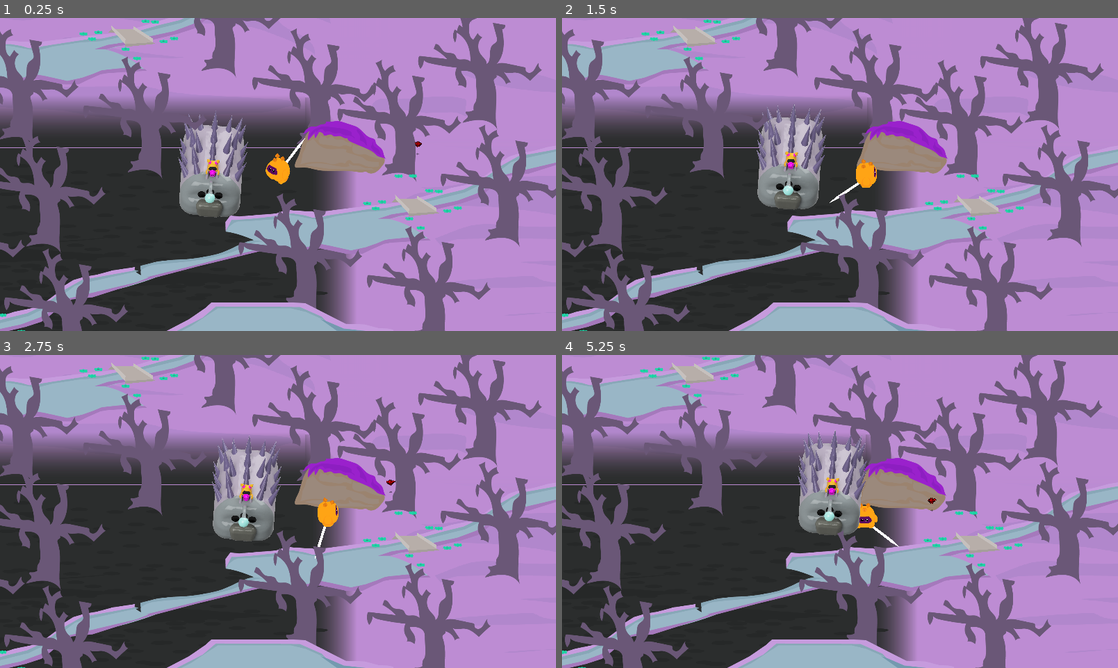
Above: before the commit, frames 1-4 (two rows, left to right).
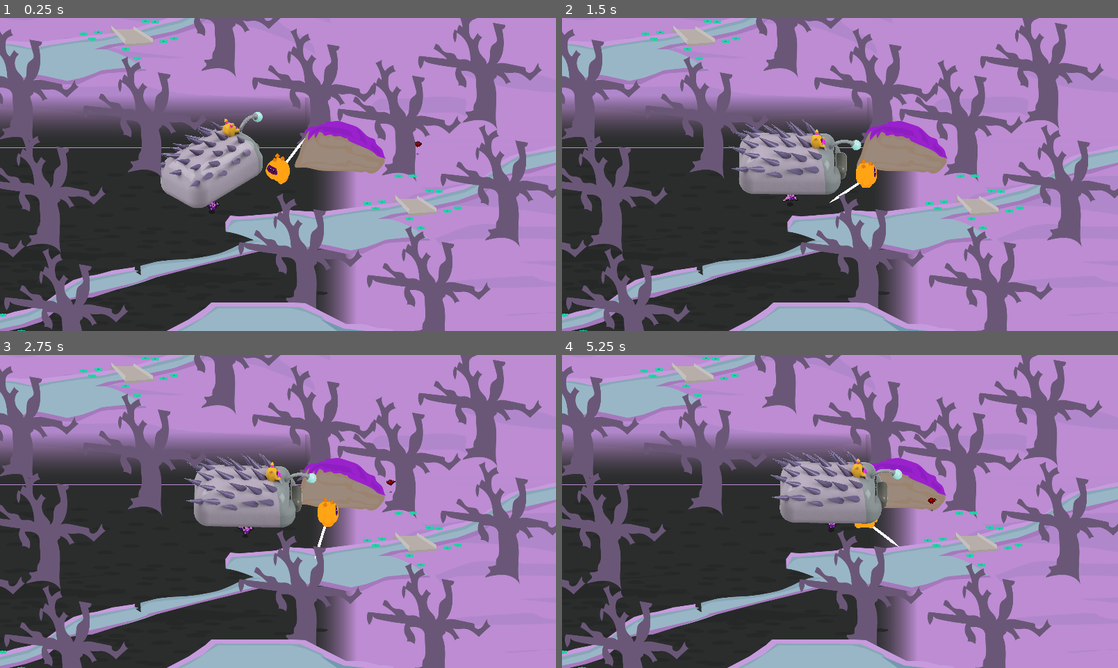
Above: after the commit, the same moments.

Repository: Schroedi/jamcraft5
Game: Godot game, scene res://World.tscn
Two runs of this game, one before a commit and one after it. Both use one fixed random seed, a clock stepped at 60 frames per second and the inputs below. This scene is started directly instead of the project's main scene.
Inputs (mouse positions are in pixels of both pictures, inside the frame that each line leads up to):
- Up to frame 1 (0.25 s): no input
- Up to frame 2 (1.5 s): tap Enter at 0.5 s; move the mouse to (962, 158) at 0.52 s; hold Right (ui_right) 0.53-1.25 s; tap J (attack) at 0.6 s; click (962, 158) at 0.67 s; drag from (728, 190) to (973, 149) at 1.27 s
- Up to frame 3 (2.75 s): move the mouse to (333, 442) at 2.02 s; hold Right (ui_right) from 2.03 s (still down); tap J (attack) at 2.1 s
- Up to frame 4 (5.25 s): release Right (ui_right) at 2.75 s; drag from (812, 574) to (951, 492) at 2.77 s; move the mouse to (1006, 558) at 3.52 s; hold Left (ui_left) 3.53-4.25 s; tap J (attack) at 3.6, 5.1 s; drag from (673, 464) to (828, 530) at 4.27 s; move the mouse to (867, 511) at 5.02 s; hold Down (ui_down) from 5.03 s (still down); click (867, 511) at 5.17 s

The runs differ from the first frame. In frame 1, 3.3% of the frame differs, in the area x 28-48%, y 29-64%; in frame 2, 3.8%, in the area x 30-54%, y 27-62%; in frame 3, 3.8%; in frame 4, 3.8%.

Commit message:
Pet directions

Diff:
--- a/Pet/Pet.gd
+++ b/Pet/Pet.gd
@@ -20,7 +20,10 @@
 onready var stats = $Stats
 onready var playerDetectionZone = $PlayerDetectionZone
 onready var player = get_tree().get_nodes_in_group("player")[0]
+onready var animationTree_dirs = $"Pet 8 Directions/AnimationTree_dirs"
 
+func _ready() -> void:
+	animationTree_dirs.active = true
 
 func _physics_process(delta):
 
@@ -35,6 +38,7 @@
 		CHASE:
 			var direction = (player.global_position - global_position).normalized()
 			velocity = velocity.move_toward(direction * MAX_SPEED, ACCELERATION * delta)
+			animationTree_dirs.set("parameters/BlendSpace/blend_position", velocity)
 			sprite.flip_h = velocity.x < 0
 			if playerDetectionZone.player:
 				state = IDLE
--- a/Pet/Pet.tscn
+++ b/Pet/Pet.tscn
@@ -82,58 +82,59 @@
 "values": [ Vector2( 0, 0 ), Vector2( 0, -25 ), Vector2( 0, 25 ), Vector2( 0, 0 ) ]
 }
 
+[sub_resource type="AnimationNodeAnimation" id=11]
+animation = "W"
+
+[sub_resource type="AnimationNodeAnimation" id=12]
+animation = "S"
+
+[sub_resource type="AnimationNodeAnimation" id=13]
+animation = "E"
+
+[sub_resource type="AnimationNodeAnimation" id=14]
+animation = "N"
+
+[sub_resource type="AnimationNodeAnimation" id=15]
+animation = "NW"
+
+[sub_resource type="AnimationNodeAnimation" id=16]
+animation = "SW"
+
+[sub_resource type="AnimationNodeAnimation" id=17]
+animation = "SE"
+
 [sub_resource type="AnimationNodeAnimation" id=18]
-animation = "W"
-
-[sub_resource type="AnimationNodeAnimation" id=19]
-animation = "N"
-
-[sub_resource type="AnimationNodeAnimation" id=20]
-animation = "E"
-
-[sub_resource type="AnimationNodeAnimation" id=21]
-animation = "S"
-
-[sub_resource type="AnimationNodeAnimation" id=22]
-animation = "SW"
-
-[sub_resource type="AnimationNodeAnimation" id=23]
 animation = "NE"
 
-[sub_resource type="AnimationNodeAnimation" id=24]
-animation = "NE"
-
-[sub_resource type="AnimationNodeAnimation" id=25]
-animation = "SE"
-
-[sub_resource type="AnimationNodeBlendSpace2D" id=26]
-blend_point_0/node = SubResource( 18 )
+[sub_resource type="AnimationNodeBlendSpace2D" id=19]
+blend_point_0/node = SubResource( 11 )
 blend_point_0/pos = Vector2( -0.9, 0 )
-blend_point_1/node = SubResource( 19 )
+blend_point_1/node = SubResource( 12 )
 blend_point_1/pos = Vector2( 0, 0.9 )
-blend_point_2/node = SubResource( 20 )
-blend_point_2/pos = Vector2( 0.9, 0 )
-blend_point_3/node = SubResource( 21 )
+blend_point_2/node = SubResource( 13 )
+blend_point_2/pos = Vector2( 0.8, 0 )
+blend_point_3/node = SubResource( 14 )
 blend_point_3/pos = Vector2( 0, -0.9 )
-blend_point_4/node = SubResource( 22 )
+blend_point_4/node = SubResource( 15 )
 blend_point_4/pos = Vector2( -0.5, -0.6 )
-blend_point_5/node = SubResource( 23 )
+blend_point_5/node = SubResource( 16 )
 blend_point_5/pos = Vector2( -0.5, 0.6 )
-blend_point_6/node = SubResource( 24 )
+blend_point_6/node = SubResource( 17 )
 blend_point_6/pos = Vector2( 0.5, 0.6 )
-blend_point_7/node = SubResource( 25 )
+blend_point_7/node = SubResource( 18 )
 blend_point_7/pos = Vector2( 0.5, -0.6 )
-
-[sub_resource type="AnimationNodeStateMachine" id=27]
-states/BlendSpace2D/node = SubResource( 26 )
-states/BlendSpace2D/position = Vector2( -2514, -425 )
-graph_offset = Vector2( -2907, -727 )
-
-[sub_resource type="AnimationNodeStateMachinePlayback" id=28]
-
-[sub_resource type="Animation" id=12]
-resource_name = "E"
-length = 0.5
+blend_mode = 1
+
+[sub_resource type="AnimationNodeStateMachine" id=20]
+states/BlendSpace/node = SubResource( 19 )
+states/BlendSpace/position = Vector2( -2513.5, -425 )
+start_node = "BlendSpace"
+graph_offset = Vector2( -3259, -581 )
+
+[sub_resource type="AnimationNodeStateMachinePlayback" id=21]
+
+[sub_resource type="Animation" id=22]
+length = 0.001
 tracks/0/type = "value"
 tracks/0/path = NodePath("Pet/S Pet:visible")
 tracks/0/interp = 1
@@ -231,9 +232,8 @@
 "values": [ false ]
 }
 
-[sub_resource type="Animation" id=13]
-resource_name = "N"
-length = 0.5
+[sub_resource type="Animation" id=23]
+length = 0.001
 tracks/0/type = "value"
 tracks/0/path = NodePath("Pet/S Pet:visible")
 tracks/0/interp = 1
@@ -331,9 +331,8 @@
 "values": [ false ]
 }
 
-[sub_resource type="Animation" id=14]
-resource_name = "NE"
-length = 0.5
+[sub_resource type="Animation" id=24]
+length = 0.001
 tracks/0/type = "value"
 tracks/0/path = NodePath("Pet/S Pet:visible")
 tracks/0/interp = 1
@@ -431,9 +430,8 @@
 "values": [ false ]
 }
 
-[sub_resource type="Animation" id=15]
-resource_name = "NW"
-length = 0.5
+[sub_resource type="Animation" id=25]
+length = 0.001
 tracks/0/type = "value"
 tracks/0/path = NodePath("Pet/S Pet:visible")
 tracks/0/interp = 1
@@ -531,9 +529,8 @@
 "values": [ false ]
 }
 
-[sub_resource type="Animation" id=11]
-resource_name = "SW"
-length = 0.5
+[sub_resource type="Animation" id=26]
+length = 0.001
 tracks/0/type = "value"
 tracks/0/path = NodePath("Pet/S Pet:visible")
 tracks/0/interp = 1
@@ -544,7 +541,7 @@
 "times": PoolRealArray( 0 ),
 "transitions": PoolRealArray( 1 ),
 "update": 1,
-"values": [ false ]
+"values": [ true ]
 }
 tracks/1/type = "value"
 tracks/1/path = NodePath("Pet/SW Pet:visible")
@@ -556,7 +553,7 @@
 "times": PoolRealArray( 0 ),
 "transitions": PoolRealArray( 1 ),
 "update": 1,
-"values": [ true ]
+"values": [ false ]
 }
 tracks/2/type = "value"
 tracks/2/path = NodePath("Pet/W Pet:visible")
@@ -631,9 +628,8 @@
 "values": [ false ]
 }
 
-[sub_resource type="Animation" id=16]
-resource_name = "SE"
-length = 0.5
+[sub_resource type="Animation" id=27]
+length = 0.001
 tracks/0/type = "value"
 tracks/0/path = NodePath("Pet/S Pet:visible")
 tracks/0/interp = 1
@@ -731,9 +727,108 @@
 "values": [ true ]
 }
 
-[sub_resource type="Animation" id=17]
-resource_name = "W"
-length = 0.5
+[sub_resource type="Animation" id=29]
+resource_name = "SW"
+length = 0.001
+tracks/0/type = "value"
+tracks/0/path = NodePath("Pet/S Pet:visible")
+tracks/0/interp = 1
+tracks/0/loop_wrap = true
+tracks/0/imported = false
+tracks/0/enabled = true
+tracks/0/keys = {
+"times": PoolRealArray( 0 ),
+"transitions": PoolRealArray( 1 ),
+"update": 1,
+"values": [ false ]
+}
+tracks/1/type = "value"
+tracks/1/path = NodePath("Pet/SW Pet:visible")
+tracks/1/interp = 1
+tracks/1/loop_wrap = true
+tracks/1/imported = false
+tracks/1/enabled = true
+tracks/1/keys = {
+"times": PoolRealArray( 0 ),
+"transitions": PoolRealArray( 1 ),
+"update": 1,
+"values": [ true ]
+}
+tracks/2/type = "value"
+tracks/2/path = NodePath("Pet/W Pet:visible")
+tracks/2/interp = 1
+tracks/2/loop_wrap = true
+tracks/2/imported = false
+tracks/2/enabled = true
+tracks/2/keys = {
+"times": PoolRealArray( 0 ),
+"transitions": PoolRealArray( 1 ),
+"update": 1,
+"values": [ false ]
+}
+tracks/3/type = "value"
+tracks/3/path = NodePath("Pet/E Pet:visible")
+tracks/3/interp = 1
+tracks/3/loop_wrap = true
+tracks/3/imported = false
+tracks/3/enabled = true
+tracks/3/keys = {
+"times": PoolRealArray( 0 ),
+"transitions": PoolRealArray( 1 ),
+"update": 1,
+"values": [ false ]
+}
+tracks/4/type = "value"
+tracks/4/path = NodePath("Pet/N Pet:visible")
+tracks/4/interp = 1
+tracks/4/loop_wrap = true
+tracks/4/imported = false
+tracks/4/enabled = true
+tracks/4/keys = {
+"times": PoolRealArray( 0 ),
+"transitions": PoolRealArray( 1 ),
+"update": 1,
+"values": [ false ]
+}
+tracks/5/type = "value"
+tracks/5/path = NodePath("Pet/NW Pet:visible")
+tracks/5/interp = 1
+tracks/5/loop_wrap = true
+tracks/5/imported = false
+tracks/5/enabled = true
+tracks/5/keys = {
+"times": PoolRealArray( 0 ),
+"transitions": PoolRealArray( 1 ),
+"update": 1,
+"values": [ false ]
+}
+tracks/6/type = "value"
+tracks/6/path = NodePath("Pet/NE Pet:visible")
+tracks/6/interp = 1
+tracks/6/loop_wrap = true
+tracks/6/imported = false
+tracks/6/enabled = true
+tracks/6/keys = {
+"times": PoolRealArray( 0 ),
+"transitions": PoolRealArray( 1 ),
+"update": 1,
+"values": [ false ]
+}
+tracks/7/type = "value"
+tracks/7/path = NodePath("Pet/SE Pet:visible")
+tracks/7/interp = 1
+tracks/7/loop_wrap = true
+tracks/7/imported = false
+tracks/7/enabled = true
+tracks/7/keys = {
+"times": PoolRealArray( 0 ),
+"transitions": PoolRealArray( 1 ),
+"update": 1,
+"values": [ false ]
+}
+
+[sub_resource type="Animation" id=28]
+length = 0.001
 tracks/0/type = "value"
 tracks/0/path = NodePath("Pet/S Pet:visible")
 tracks/0/interp = 1
@@ -873,10 +968,9 @@
 scale = Vector2( 0.5, 0.5 )
 
 [node name="Pet" type="Node2D" parent="Pet 8 Directions"]
-position = Vector2( 0, 5.01377 )
-rotation = 0.0112009
 
 [node name="S Pet" type="Node2D" parent="Pet 8 Directions/Pet"]
+visible = false
 position = Vector2( 0, 2.94578 )
 rotation = 0.0571384
 
@@ -904,7 +998,6 @@
 [node name="W Bodypart2" type="Sprite" parent="Pet 8 Directions/Pet/W Pet/W Body"]
 
 [node name="NW Pet" type="Node2D" parent="Pet 8 Directions/Pet"]
-visible = false
 
 [node name="NW Body" type="Sprite" parent="Pet 8 Directions/Pet/NW Pet"]
 texture = ExtResource( 14 )
@@ -944,24 +1037,25 @@
 [node name="SE Bodypart" type="Sprite" parent="Pet 8 Directions/Pet/SE Pet/SE Body"]
 
 [node name="AnimationPlayer" type="AnimationPlayer" parent="Pet 8 Directions"]
+autoplay = "Idle"
 anims/Idle = SubResource( 10 )
 
 [node name="AnimationTree_dirs" type="AnimationTree" parent="Pet 8 Directions"]
-tree_root = SubResource( 27 )
+tree_root = SubResource( 20 )
 anim_player = NodePath("../AnimationPlayer_dirs")
 active = true
-parameters/playback = SubResource( 28 )
-parameters/BlendSpace2D/blend_position = Vector2( -0.183587, 0.351852 )
+parameters/playback = SubResource( 21 )
+parameters/BlendSpace/blend_position = Vector2( 0, 0 )
 
 [node name="AnimationPlayer_dirs" type="AnimationPlayer" parent="Pet 8 Directions"]
-anims/E = SubResource( 12 )
-anims/N = SubResource( 13 )
-anims/NE = SubResource( 14 )
-anims/NW = SubResource( 15 )
-anims/S = SubResource( 11 )
-anims/SE = SubResource( 16 )
-anims/SW = SubResource( 11 )
-anims/W = SubResource( 17 )
+anims/E = SubResource( 22 )
+anims/N = SubResource( 23 )
+anims/NE = SubResource( 24 )
+anims/NW = SubResource( 25 )
+anims/S = SubResource( 26 )
+anims/SE = SubResource( 27 )
+anims/SW = SubResource( 29 )
+anims/W = SubResource( 28 )
 [connection signal="area_entered" from="Hurtbox" to="." method="_on_Hurtbox_area_entered"]
 [connection signal="no_health" from="Stats" to="." method="_on_Stats_no_health"]
 
Not shown: 1 places in Pet/Pet.tscn that only renumber resources
